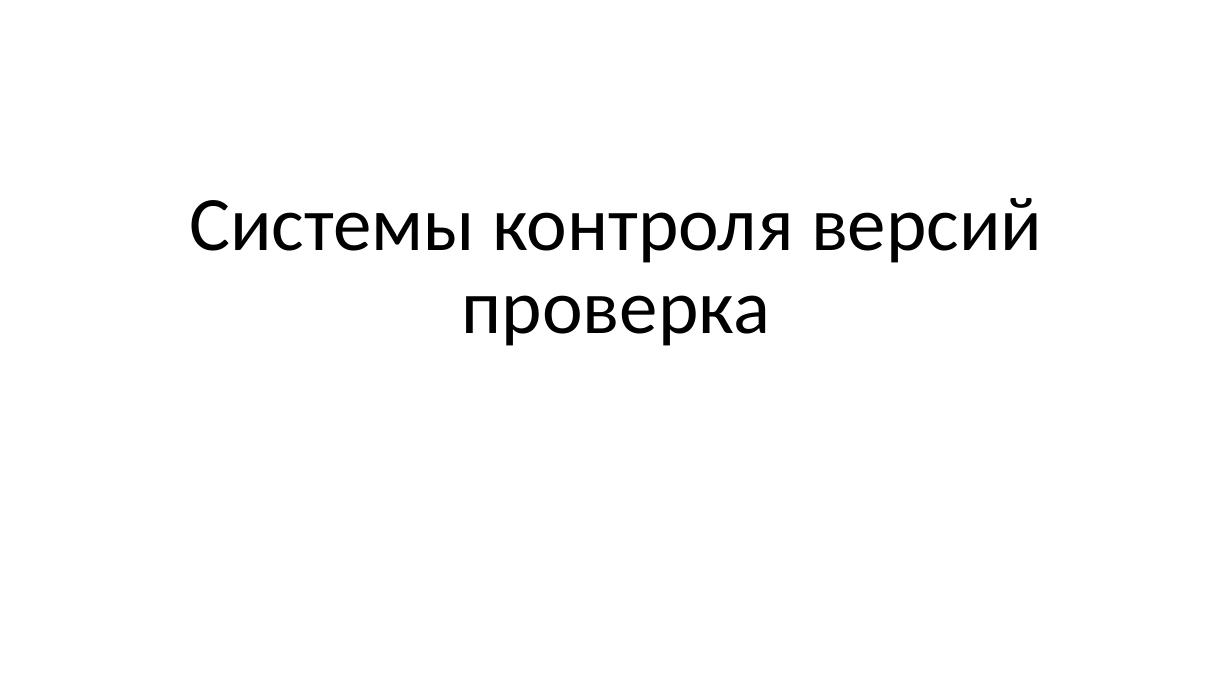
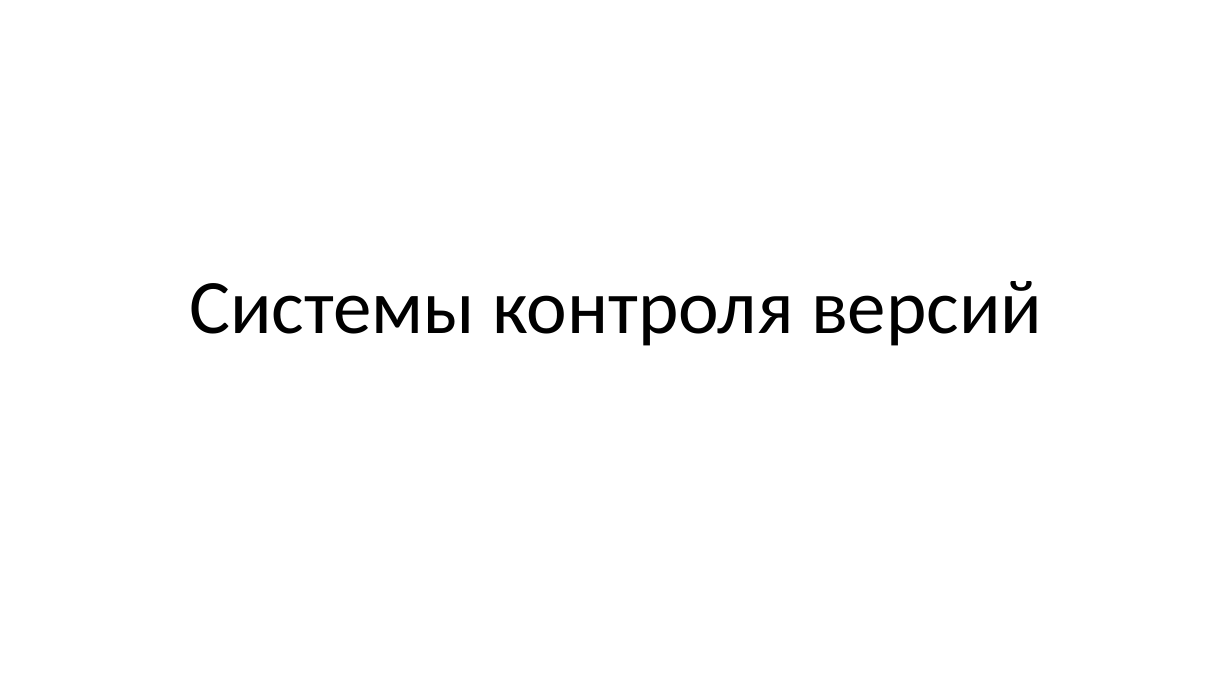
Before and after one commit to waxlight/presentation, a slide deck: slide 1 of Системы контроля версий.pptx. Drawn at 1232x693 pixels with LibreOffice and Linux fonts; fonts in the diff are those of the drawing. Boxes give left, top, right and bottom in pixels: in the first picture for what was removed or moved away, otherwise in the second. Text is boxed around its words. In the diff, an @@ line names an element or a change of style, - is before the commit and + after.

Commit message:
Revert "Изменил заголовок"
This reverts commit b291efa1168da6b60ee08bae796ff57a7b6db86e.

```diff
--- a/Системы контроля версий.pptx
+++ b/Системы контроля версий.pptx
@@ title at (189,281,1042,346): text changed @@
-Системы контроля версий
-проверка
+Системы контроля версий
```
